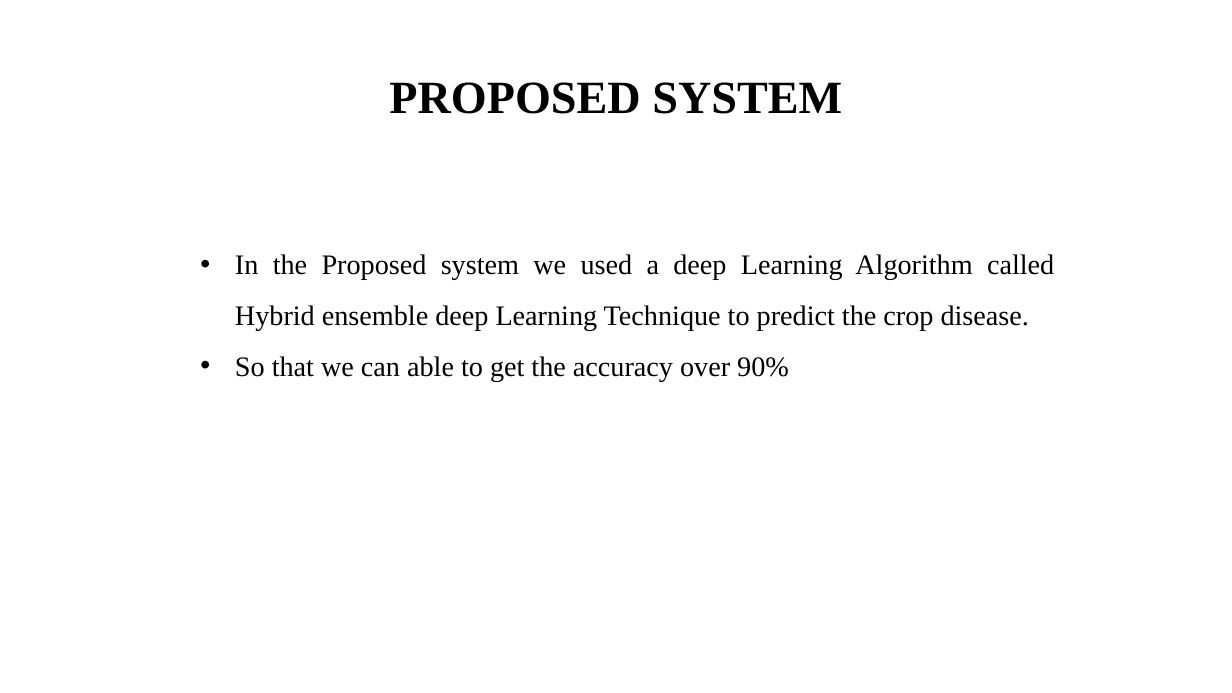
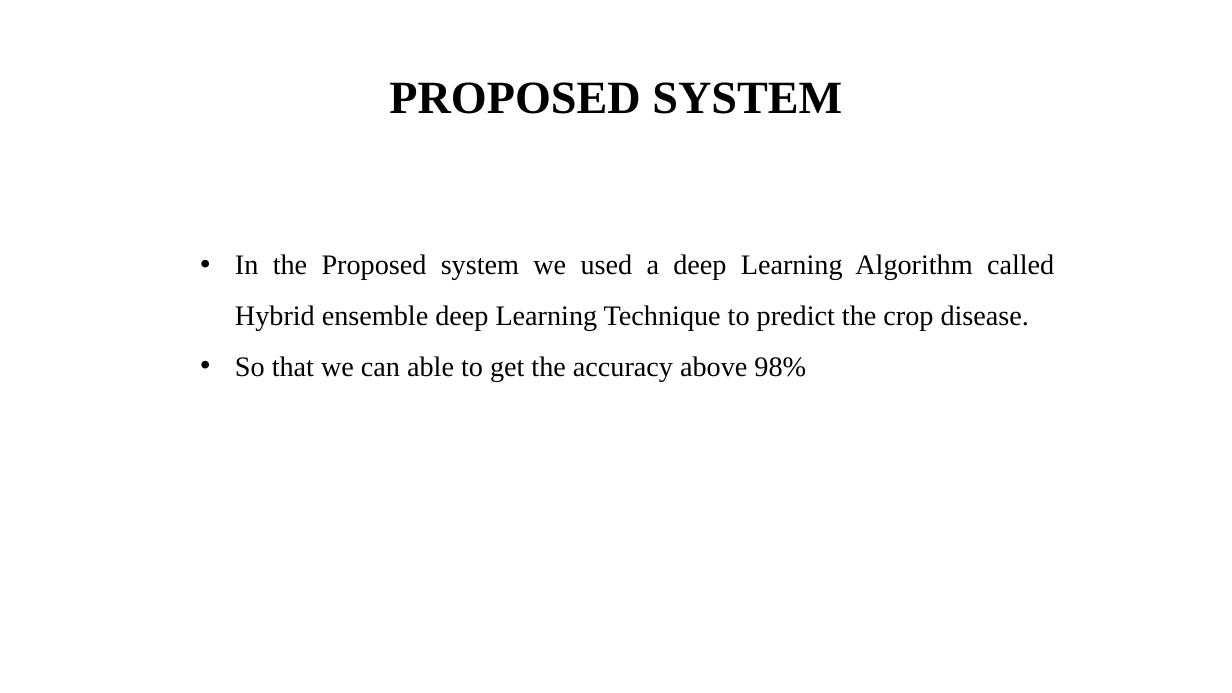
Before and after one commit to kalees64/AI-BASED-LEAF-DISEASE-IDENTIFICATION-AND-CLASSIFICATION-SYSTEM-USING-DEEP-LEARNING, a slide deck: slide 10 of Documents/Leaf.pptx. Drawn at 1232x693 pixels with LibreOffice and Linux fonts; fonts in the diff are those of the drawing. Boxes give left, top, right and bottom in pixels: in the first picture for what was removed or moved away, otherwise in the second. Text is boxed around its words. In the diff, an @@ line names an element or a change of style, - is before the commit and + after.

Commit message:
PPT Updated

```diff
--- a/Documents/Leaf.pptx
+++ b/Documents/Leaf.pptx
@@ text at (235, 356, 806, 381): text changed @@
-• So that we can able to get the accuracy over 90%
+• So that we can able to get the accuracy above 98%
```
Also in this commit, not shown: 6 slides added, 1 slide removed.
